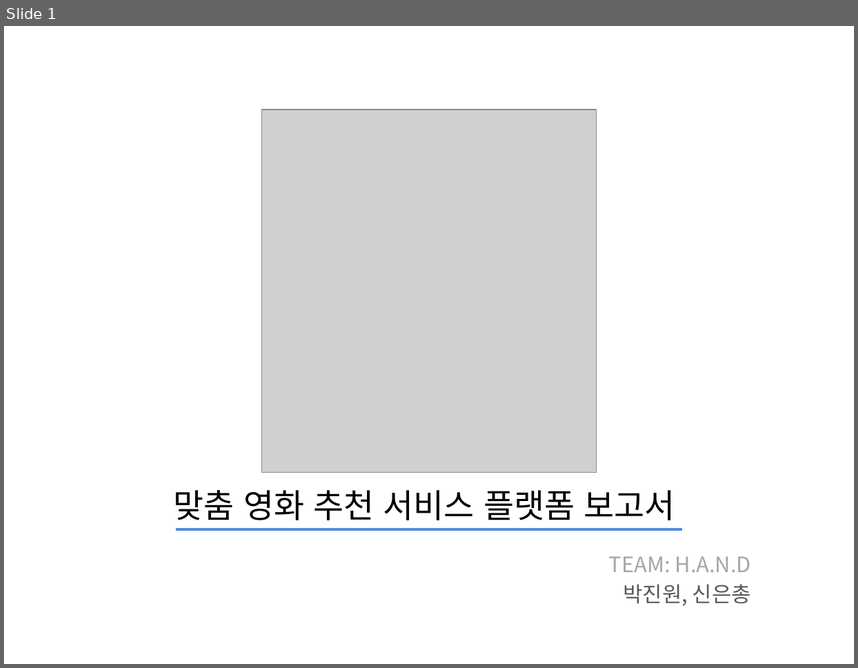
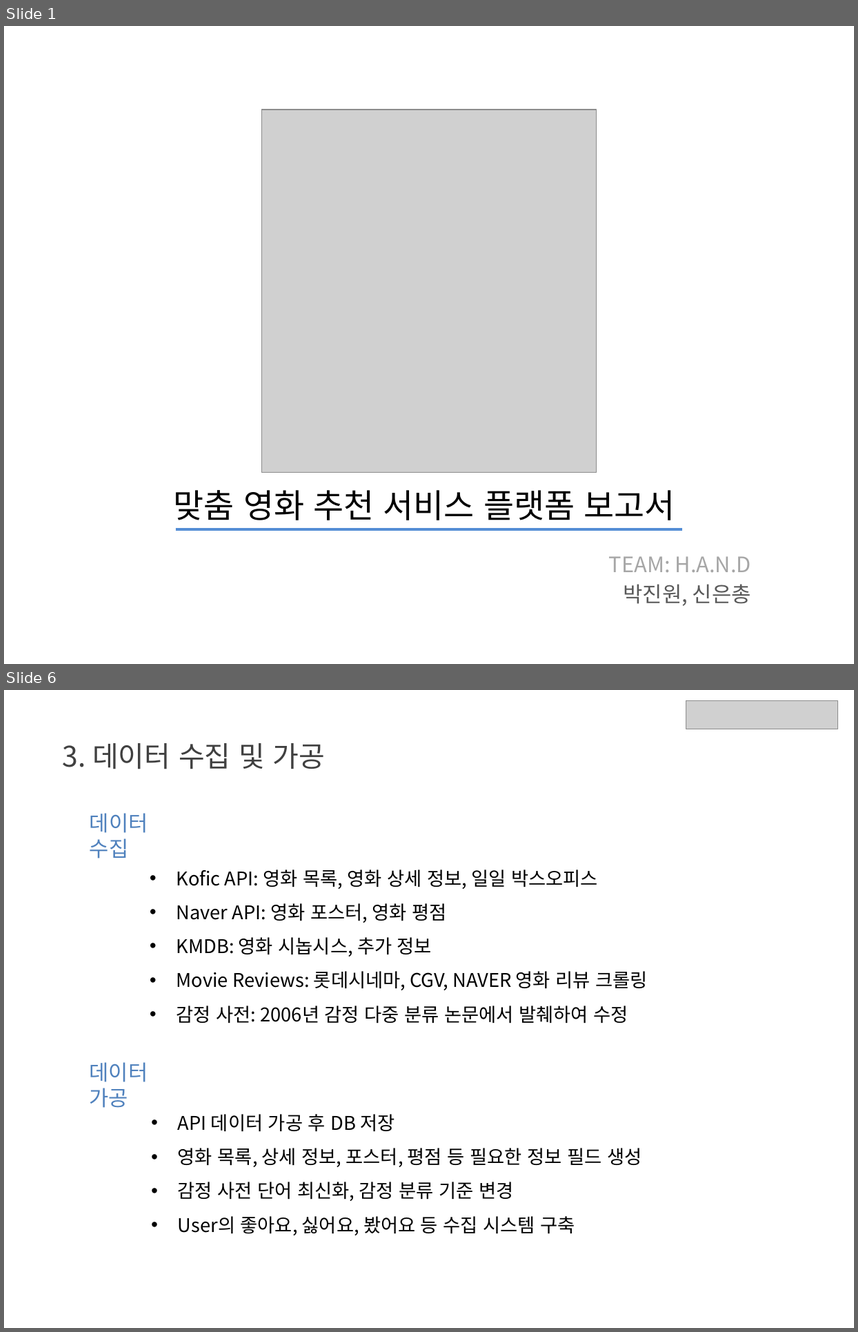
Before and after one commit to chongs02/final_project, a slide deck: DataScience/Documents/결과보고서.pptx. Shown one above the other, each under a label of ours: slide 1 before the commit, slides 1 and 6 after it; the slides between them are not shown. The pictures are 858x668 and 858x1332 pixels, drawn with LibreOffice and Linux fonts; fonts in the diff are those of the drawing; grey boxes stand for pictures. Boxes give left, top, right and bottom in pixels: in the first picture for what was removed or moved away, otherwise in the second. Text is boxed around its words. In the diff, an @@ line names an element or a change of style, - is before the commit and + after.

```diff
--- a/DataScience/Documents/결과보고서.pptx
+++ b/DataScience/Documents/결과보고서.pptx
@@ slide 6 added at <box>4,690,854,1328</box>, background #FFFFFF @@
@@ picture added at <box>686,701,838,729</box> @@
@@ text added at <box>63,743,325,769</box>, 24 pt, text #404040 @@
+3. 데이터 수집 및 가공
@@ text added at <box>90,813,148,858</box>, 18 pt, text #4F81BD @@
+데이터 수집
@@ text added at <box>176,869,648,1023</box>, 16 pt, text #000000 @@
+• Kofic API: 영화 목록, 영화 상세 정보, 일일 박스오피스
+• Naver API: 영화 포스터, 영화 평점
+• KMDB: 영화 시놉시스, 추가 정보
+• Movie Reviews: 롯데시네마, CGV, NAVER 영화 리뷰 크롤링
+• 감정 사전: 2006년 감정 다중 분류 논문에서 발췌하여 수정
@@ text added at <box>90,1062,148,1107</box>, 18 pt, text #4F81BD @@
+데이터 가공
@@ text added at <box>178,1114,642,1235</box>, 16 pt, text #000000 @@
+• API 데이터 가공 후 DB 저장
+• 영화 목록, 상세 정보, 포스터, 평점 등 필요한 정보 필드 생성
+• 감정 사전 단어 최신화, 감정 분류 기준 변경
+• User의 좋아요, 싫어요, 봤어요 등 수집 시스템 구축
```
Also in this commit, not shown: 3 slides changed, 8 other slides added, 29 slides removed, 15 other files.
